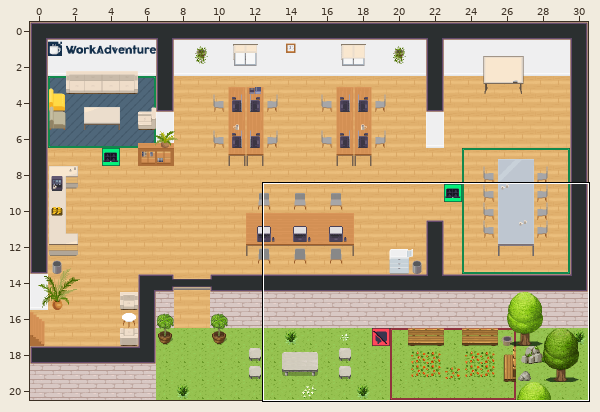
Two states of a Tiled map (JSON), office.tmj. The picture above shows the old version from afar; the outline marks the close-up.
Close-up. The starting point:
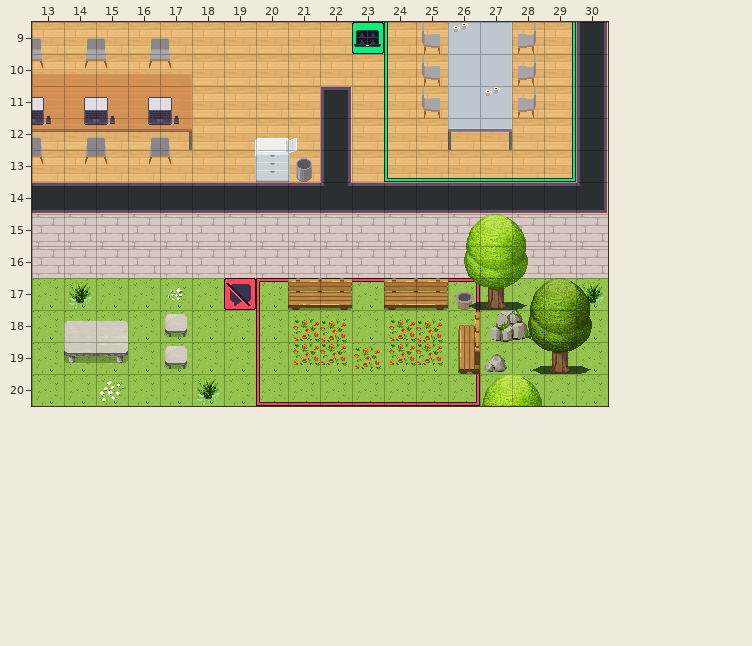
Cells are 32x32 px. Shown: x 13..30, y 9..20. The commit also changed other parts of the map, which this record leaves out.
And afterwards:
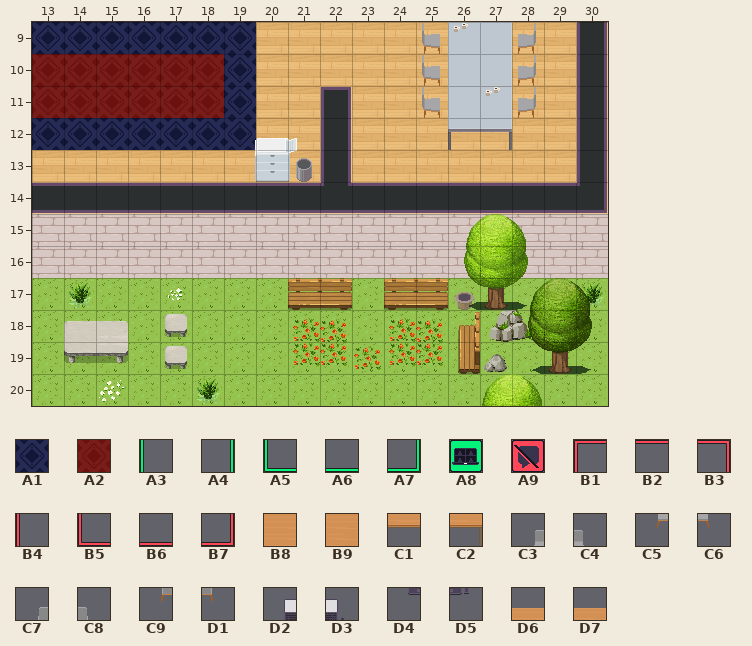
Key: from "Chunk 1": A1 5, A2 6, A3 8, A4 9, A5 10, A6 11, A7 12, A8 13, A9 14, B1 15, B2 16, B3 17, B4 18, B5 20, B6 21, B7 22, B8 50, B9 51, C1 53, C2 54, C3 102, C4 103, C5 106, C6 107, C7 111, C8 112, C9 116, D1 117, D2 158, D3 159, D4 160, D5 161, D6 173, D7 174.
__ is an empty cell.
Change:
{"where": "layer \"floor/floor2\""}
{"y":9,"x":13,"old":"__ __ __ __ __ __ __","new":"A1 A1 A1 A1 A1 A1 A1"}
{"y":9,"x":23,"old":"A8 A3","new":"__ __"}
{"y":9,"x":29,"old":"A4","new":"__"}
{"y":10,"x":13,"old":"__ __ __ __ __ __ __","new":"A2 A2 A2 A2 A2 A2 A1"}
{"y":10,"x":24,"old":"A3","new":"__"}
{"y":10,"x":29,"old":"A4","new":"__"}
{"y":11,"x":13,"old":"__ __ __ __ __ __ __","new":"A2 A2 A2 A2 A2 A2 A1"}
{"y":11,"x":24,"old":"A3","new":"__"}
{"y":11,"x":29,"old":"A4","new":"__"}
{"y":12,"x":13,"old":"__ __ __ __ __ __ __","new":"A1 A1 A1 A1 A1 A1 A1"}
{"y":12,"x":24,"old":"A3","new":"__"}
{"y":12,"x":29,"old":"A4","new":"__"}
{"y":13,"x":24,"old":"A5 A6 A6 A6 A6 A7","new":"__ __ __ __ __ __"}
{"y":17,"x":19,"old":"A9 B1 B2 B2 B2 B2 B2 B3","new":"__ __ __ __ __ __ __ __"}
{"y":18,"x":20,"old":"B4","new":"__"}
{"y":19,"x":20,"old":"B4","new":"__"}
{"y":20,"x":20,"old":"B5 B6 B6 B6 B6 B6 B7","new":"__ __ __ __ __ __ __"}
{"where": "layer \"furniture/furniture1\""}
{"y":11,"x":13,"old":"B8 B8 B8 B8 B9","new":"__ __ __ __ __"}
{"y":12,"x":13,"old":"C1 C1 C1 C1 C2","new":"__ __ __ __ __"}
{"where": "layer \"furniture/furniture2\""}
{"y":9,"x":13,"old":"C4 C3 C4 C3 C4","new":"__ __ __ __ __"}
{"y":10,"x":13,"old":"C6 C5 C6 C5 C6","new":"__ __ __ __ __"}
{"y":12,"x":13,"old":"C8 C7 C8 C7 C8","new":"__ __ __ __ __"}
{"y":13,"x":13,"old":"D1 C9 D1 C9 D1","new":"__ __ __ __ __"}
{"where": "layer \"furniture/furniture3\""}
{"y":11,"x":13,"old":"D3 D2 D3 D2 D3","new":"__ __ __ __ __"}
{"y":12,"x":13,"old":"D5 D4 D5 D4 D5","new":"__ __ __ __ __"}
{"where": "layer \"above/above1\""}
{"y":10,"x":13,"old":"D6 D6 D6 D6 D7","new":"__ __ __ __ __"}
{"label":"changed","picture_box":[32,22,256,164]}
{"label":"removed","picture_box":[352,22,576,182]}
{"label":"removed","picture_box":[224,278,480,406]}
